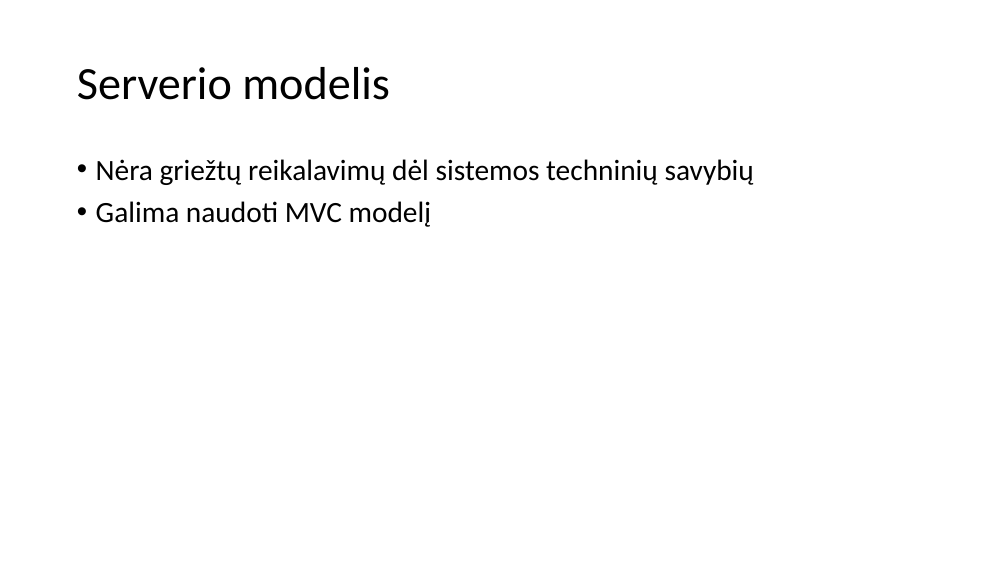
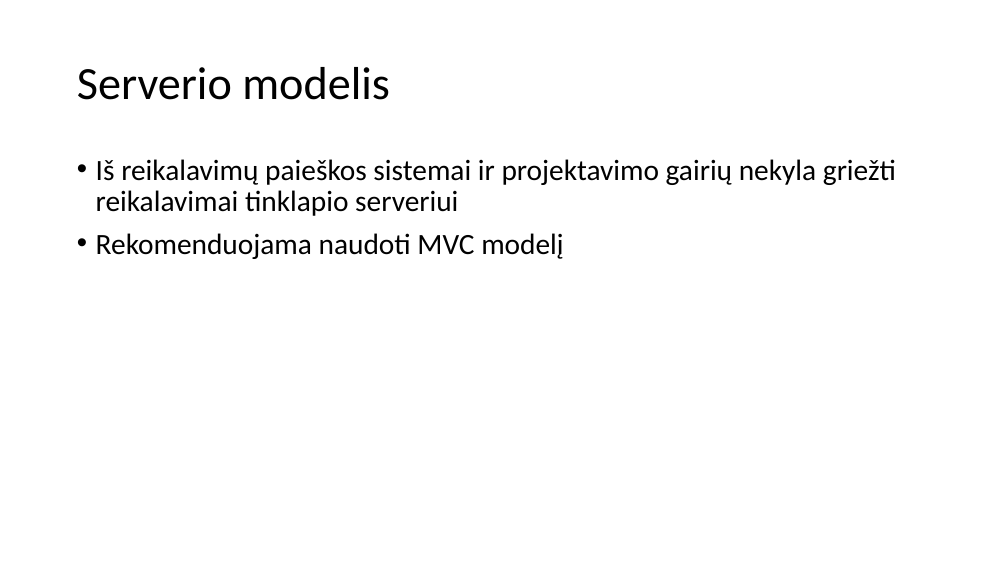
Before and after one commit to Steror/Projektinis-darbas, a slide deck: slide 10 of Atsiskaitymas/Projektinio pristatymas.pptx (slide 8 before the commit). Drawn at 1008x567 pixels with LibreOffice and Linux fonts; fonts in the diff are those of the drawing. Boxes give left, top, right and bottom in pixels: in the first picture for what was removed or moved away, otherwise in the second. Text is boxed around its words. In the diff, an @@ line names an element or a change of style, - is before the commit and + after.

```diff
--- a/Atsiskaitymas/Projektinio pristatymas.pptx
+++ b/Atsiskaitymas/Projektinio pristatymas.pptx
@@ text at (96,159,896,259): text changed @@
-• Nėra griežtų reikalavimų dėl sistemos techninių savybių
-• Galima naudoti MVC modelį
+• Iš reikalavimų paieškos sistemai ir projektavimo gairių nekyla griežti reikalavimai tinklapio serveriui
+• Rekomenduojama naudoti MVC modelį
```
Also in this commit, not shown: 6 other slides changed, 5 slides added, 1 slide removed, 1 other file.
